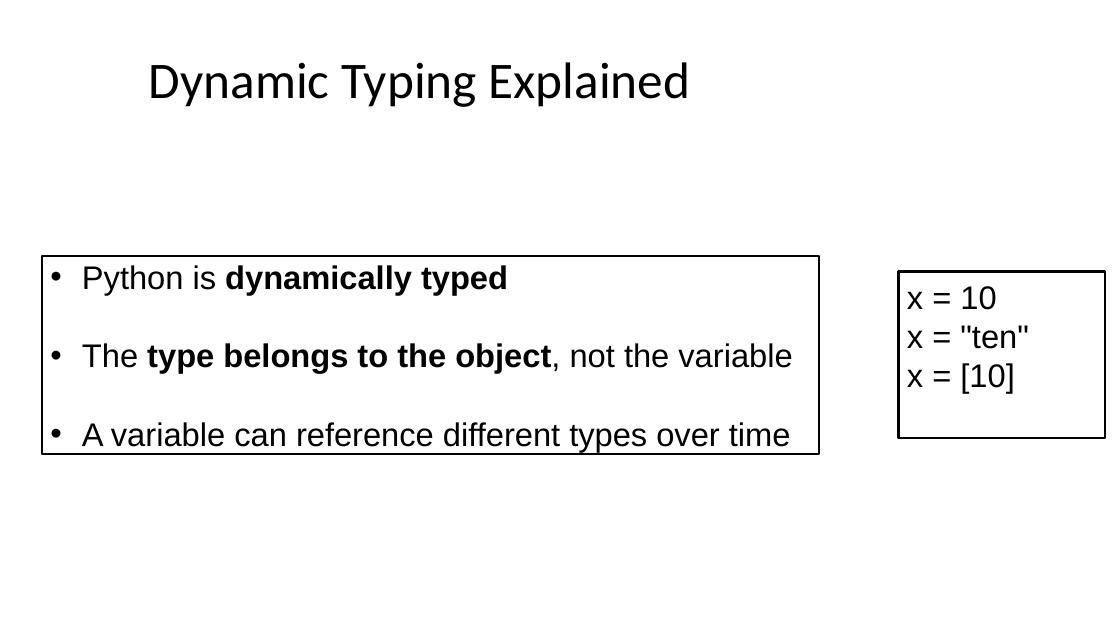
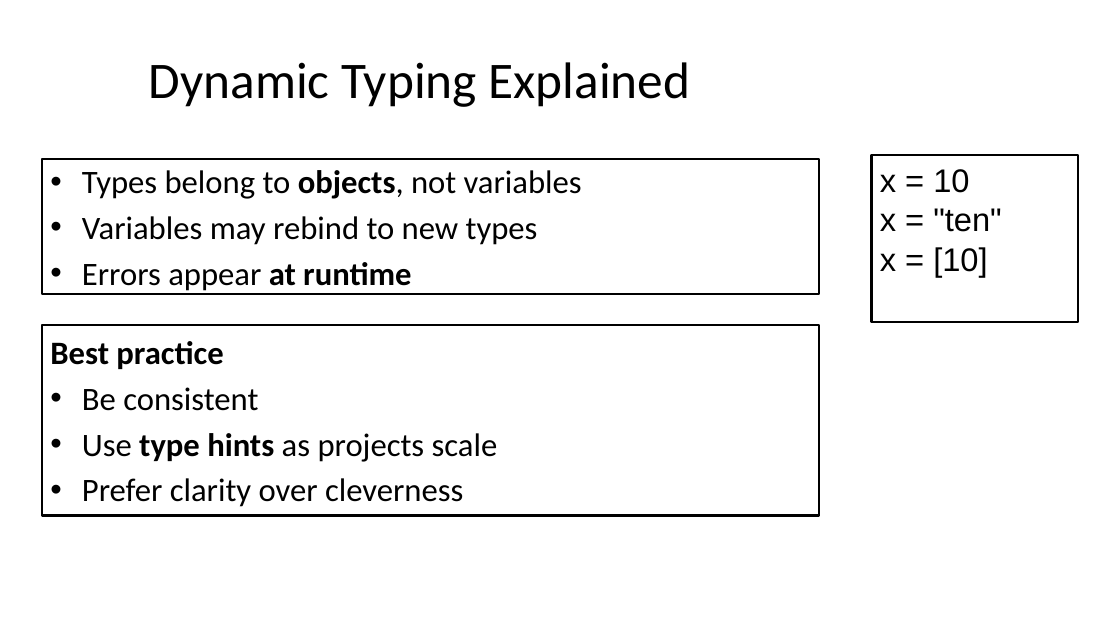
Before and after one commit to seanwhs/3-Day-Python-Crash-Course, a slide deck: slide 19 of Python_Crash_Course_2025.pptx (slide 17 before the commit). Drawn at 1120x630 pixels with LibreOffice and Linux fonts; fonts in the diff are those of the drawing. Boxes give left, top, right and bottom in pixels: in the first picture for what was removed or moved away, otherwise in the second. Text is boxed around its words. In the diff, an @@ line names an element or a change of style, - is before the commit and + after.

```diff
--- a/Python_Crash_Course_2025.pptx
+++ b/Python_Crash_Course_2025.pptx
@@ text "Types belong to objects, not ...": place and size @@
-text "Types belong to objects, not ..." at <box>42,252,819,459</box>
+text "Types belong to objects, not ..." at <box>42,155,819,298</box>
@@ text at <box>82,170,582,291</box>: text changed; font Arial to Calibri @@
-• Python is dynamically typed
-• The type belongs to the object, not the variable
-• A variable can reference different types over time
+• Types belong to objects, not variables
+• Variables may rebind to new types
+• Errors appear at runtime
@@ rectangle "x = 10": place and size @@
-rectangle "x = 10" at <box>898,271,1105,439</box>
+rectangle "x = 10" at <box>871,155,1078,323</box>
@@ rectangle added at <box>42,325,819,516</box>, fill #FFFFFF, outline #000000 2 pt, 28 pt, text #000000 @@
+Best practice
+• Be consistent
+• Use type hints as projects scale
+• Prefer clarity over cleverness
```
Also in this commit, not shown: 26 other slides changed, 58 slides added, 1 slide removed.
